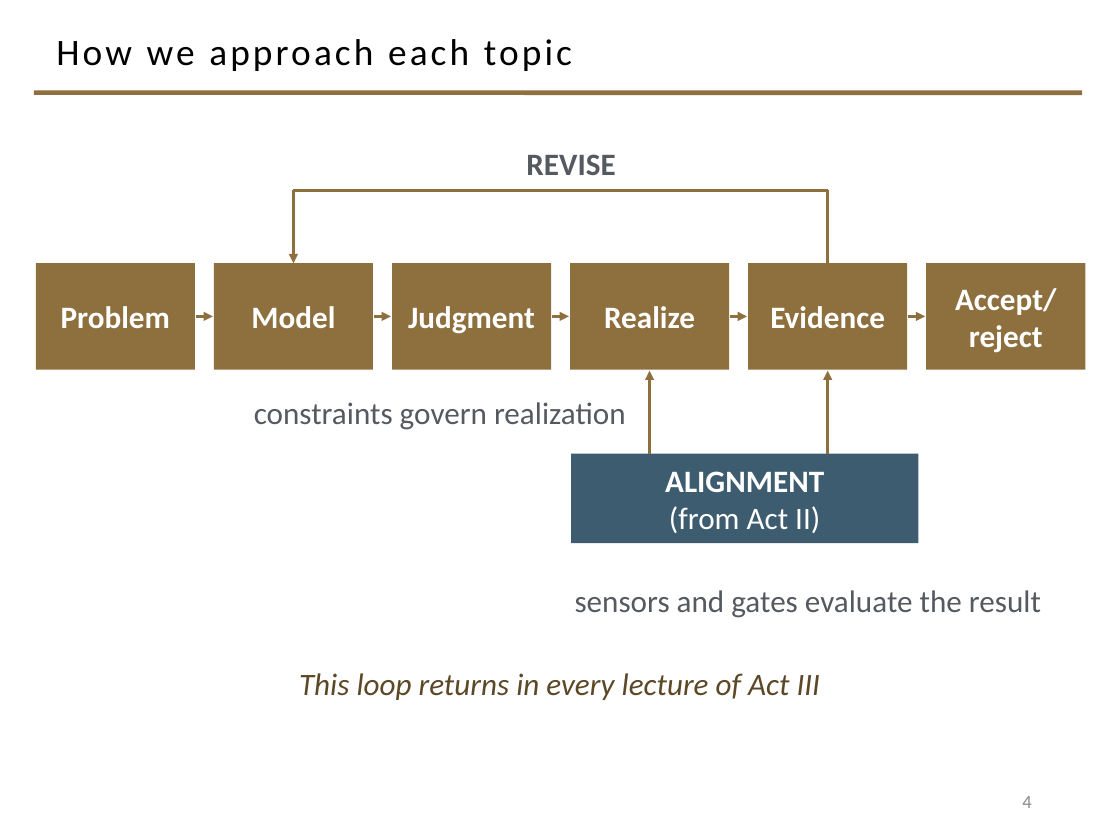
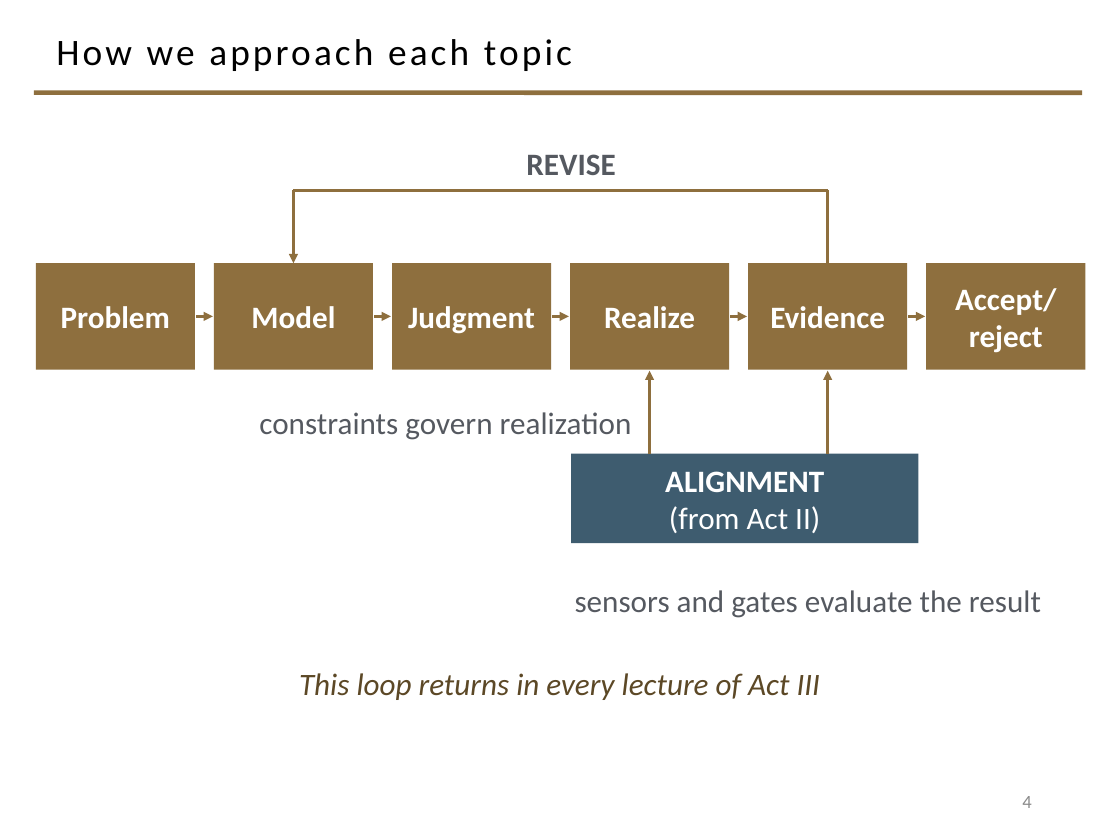
Before and after one commit to davisjam/model-based-agentic-software-engineering, a slide deck: slide 4 of course/lectures/act-3-software-in-the-world/3-0-Act-III-Kickoff.pptx. Drawn at 1120x840 pixels with LibreOffice and Linux fonts; fonts in the diff are those of the drawing; background and template pictures are left out. Boxes give left, top, right and bottom in pixels: in the first picture for what was removed or moved away, otherwise in the second. Text is boxed around its words. In the diff, an @@ line names an element or a change of style, - is before the commit and + after.

```diff
--- a/course/lectures/act-3-software-in-the-world/3-0-Act-III-Kickoff.pptx
+++ b/course/lectures/act-3-software-in-the-world/3-0-Act-III-Kickoff.pptx
@@ text "constraints govern realization": place and size @@
-text "constraints govern realization" at (254,402,626,430)
+text "constraints govern realization" at (259,412,632,440)
```
Also in this commit, not shown: 3 other slides changed.
